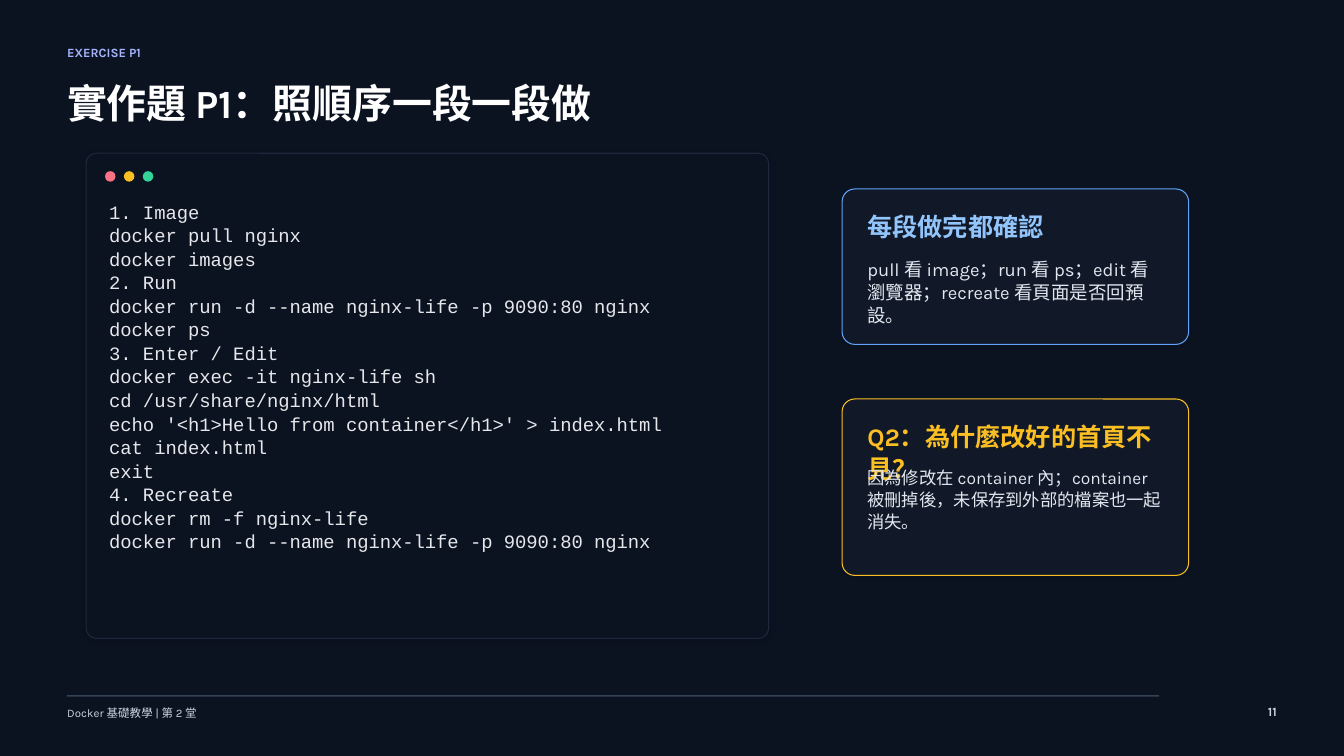
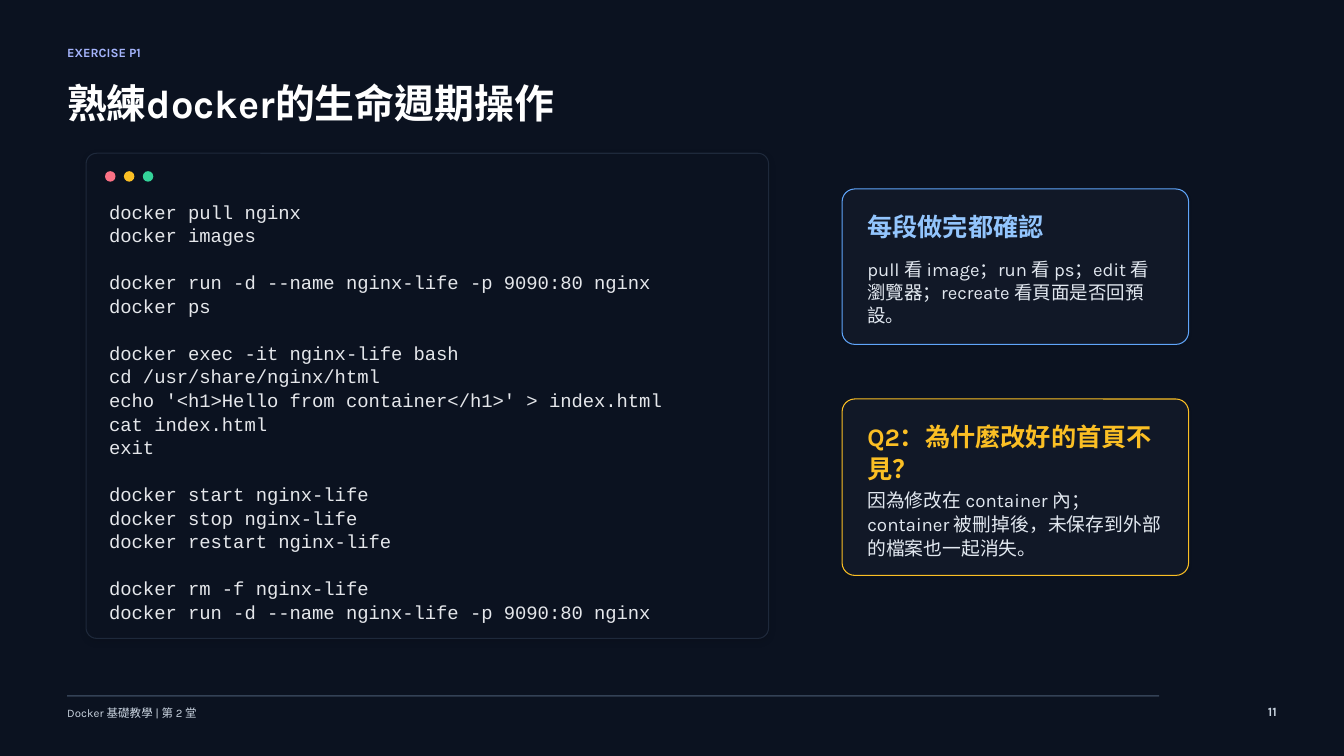
Before and after one commit to lalalalaluk/docker-practice, a slide deck: slide 5 of slides/docker-session2-flask-volume.pptx (slide 12 before the commit). Drawn at 1344x756 pixels with LibreOffice and Linux fonts; fonts in the diff are those of the drawing. Boxes give left, top, right and bottom in pixels: in the first picture for what was removed or moved away, otherwise in the second. Text is boxed around its words. In the diff, an @@ line names an element or a change of style, - is before the commit and + after.

Commit message:
Update Docker session slides

```diff
--- a/slides/docker-session2-flask-volume.pptx
+++ b/slides/docker-session2-flask-volume.pptx
@@ text at box(67, 83, 554, 122): text changed @@
-實作題 P1：照順序一段一段做
+熟練docker的生命週期操作
@@ text at box(109, 206, 199, 223): paragraph removed @@
-1. Image
@@ text at box(109, 276, 177, 289): paragraph removed @@
-2. Run
@@ text at box(109, 347, 459, 364): text changed @@
-3. Enter / Edit
-docker exec -it nginx-life sh
+docker exec -it nginx-life bash
@@ text at box(109, 488, 391, 552): text changed @@
-4. Recreate
+docker start nginx-life
+docker stop nginx-life
+docker restart nginx-life
@@ text "因為修改在 container 內；container 被刪掉後，未保存到外部的檔案也一起消失。": place and size @@
-text "因為修改在 container 內；container 被刪掉後，未保存到外部的檔案也一起消失。" at box(867, 467, 1161, 530)
+text "因為修改在 container 內；container 被刪掉後，未保存到外部的檔案也一起消失。" at box(867, 491, 1161, 557)
@@ text "因為修改在 container 內；container 被刪掉後，未保存到外部的檔案也一起消失。" at box(867, 491, 1161, 557): size 12.4 to 13.4 pt @@
```
Also in this commit, not shown: 15 other slides changed, 14 slides removed, 2 other files.
